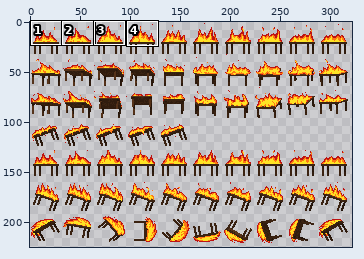
Edited in one commit: sprite sheet (Tables/res/tableSpriteSheet.png). The picture above shows the old version from afar; the outline marks the close-up.
Close-up. Earlier state:
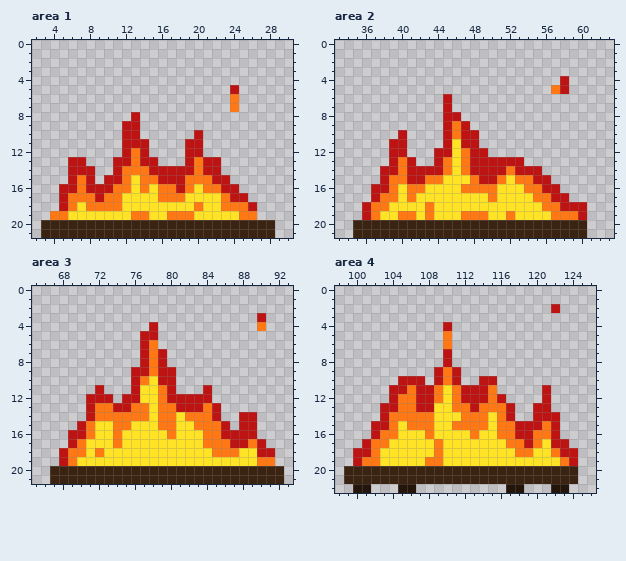
The file is 512x256 pixels. Shown: area 1: x 2..30, y 0..21; area 2: x 33..63, y 0..21; area 3: x 65..93, y 0..21; area 4: x 98..126, y 0..22. The wide view leaves out empty margins. The commit also changed other parts of the picture, which this record leaves out.
After the commit:
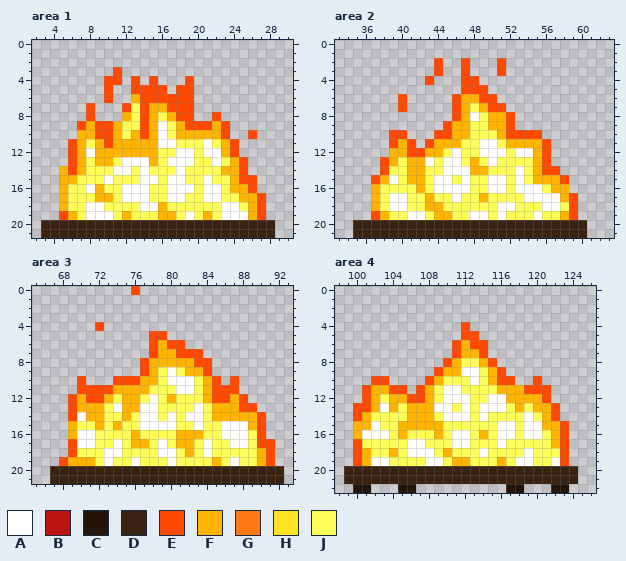
Palette (. is transparent): A #ffffff  B #be1313  C #24150b  D #3b2312  E #ff4800  F #ffb400  G #ff7814  H #ffe324  J #fffd58
Difference:
Changed rows in their new state; - is an unchanged pixel.
Area 1:
first column x 4:
 3 -------E----------------
 4 ------EE-E-E---E--------
 5 ------E--EEEE-EE----.---
 6 ------E--FEEEEEE----.---
 7 ----E---EJEFFEEE----.---
 8 ----E---FJEFJFEE--E-----
 9 ---EFEEFJJEFAJFEEEFE----
10 ---FFEEFJFEFAJFFFFFE--E-
11 --EFJFEFFFFFAAJJJAJFE---
12 --EFAFFFFFFFJJAAJAAFE---
13 --EFJFFJAAAFJAAAJJAJFE--
14 -FEFJJJAAJAJJJAJJJJFFE--
15 -FFJJJAJJJAAJAAJJAJJFEE-
16 -FJJAFJJAAAJJAAAJAAJFFE-
17 -FJJJFFJAAAJJAAJJAAJJFFE
18 -FJJAAJJJJAAFJJJJJJAAJFE
19 .EFJAAAJFJJJFFJAJFJAAAFE
Area 2:
first column x 36:
 2 --------E--E---E---------
 3 --------E--E---E---------
 4 -------E---EE---------.--
 5 -----------EEE-------..--
 6 ----E----.EFFEE----------
 7 ----E----.EFJFEE---------
 8 ---------.EFAJFFE--------
 9 ---------EFFJJFFE--------
10 ---EE---EEFFJJJFEEEE-----
11 ---EFE-EFFFJJAAJFFFFE----
12 ---FFEEFFJAJJAAAJAAFE----
13 --EFJFFAJAAJFJAJJJJFE----
14 --EJJFFJJAAAFFJJJAJFEE---
15 -EFAJFFJAAJAJJAAJAJFFFE--
16 -FJJJJFJAAAAJJAAJAAAJFF--
17 -FJAAJJFJJAJJFJJJJAAAAFE-
18 .FJAAJJFFJJJJJJAAJJJAAJE.
19 .EFJJAAJFFJJAAJAJJJAJJFE.
Area 3:
first column x 68:
 0 --------E---------------
 3 ----------------------.-
 4 ----E-----.-----------.-
 5 ---------.EE------------
 6 ---------.EFEE----------
 7 ---------.EFFEEE--------
 8 ---------EFFFFFEE-------
 9 --------.EFJAJFFE-------
10 --E---EEEFFJAAAJFE-E----
11 --EEEEFFFFJJJAAJFEEE----
12 -EFEEFJFFJAJFJJJFEEFE---
13 -EFFFJAFFAAJJJJAJFFFEE--
14 -EAFFJJFJAAJAJAAJFFFFFE-
15 -FJJFJFJJAAAAJJAJJAAAFE-
16 -FAAJJJJFJJJJFFFJJAAAJE-
17 -EAAJJAJFFJAJFFJAJJAAJEE
18 .EJJJAAJJJJAAJFJAJJJJJFE
19 EFFFJAJJAJJJAJJJJFJAJJFE
Area 4:
first column x 100:
 2 ----------------------.--
 4 ----------.-E------------
 5 ----------.-EE-----------
 6 ----------.EFEE----------
 7 ----------.EFFE----------
 8 ----------EFJJFE---------
 9 ---------EFFAAJFE--------
10 --EE-...EFJJJAJFEE--E----
11 -EFFEE.EFJAAJJJJFFFEEE---
12 -EFJFFEEFJAAAJJAAFFFFE---
13 EEFAFJFFFAAJAJAAAJFJFFE--
14 EFJJJJFFFJAAAJAJJJJAJFE--
15 FFAJJFFFFFJJJJJJAAJAAFFE-
16 FAAAJFJJJFJAAJFJAAJAAJFE-
17 EJJJJJAAJJJAAJJJAJJJJJFE-
18 EFJJFJAAAJFJJJAJJJJAJJJE.
19 EFAAJJJJAAJFFJJJFJAAJJAE.
Changed places in both close-ups, as pixel boxes (x1, y1, x2, y2):
changed: (50, 67, 266, 220)
changed: (362, 58, 587, 220)
changed: (59, 286, 275, 466)
erased: (551, 304, 560, 313)
changed: (353, 322, 578, 466)
